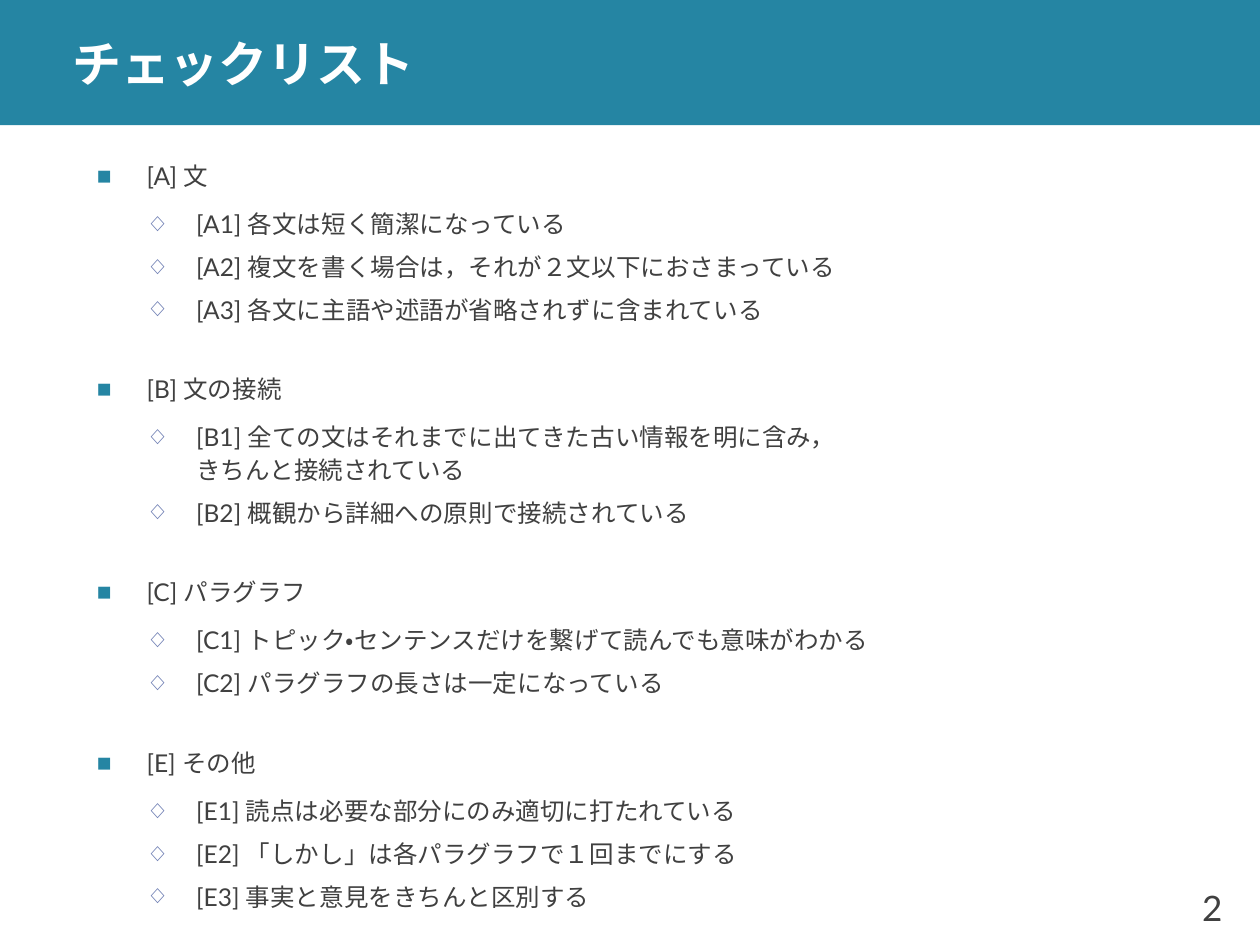
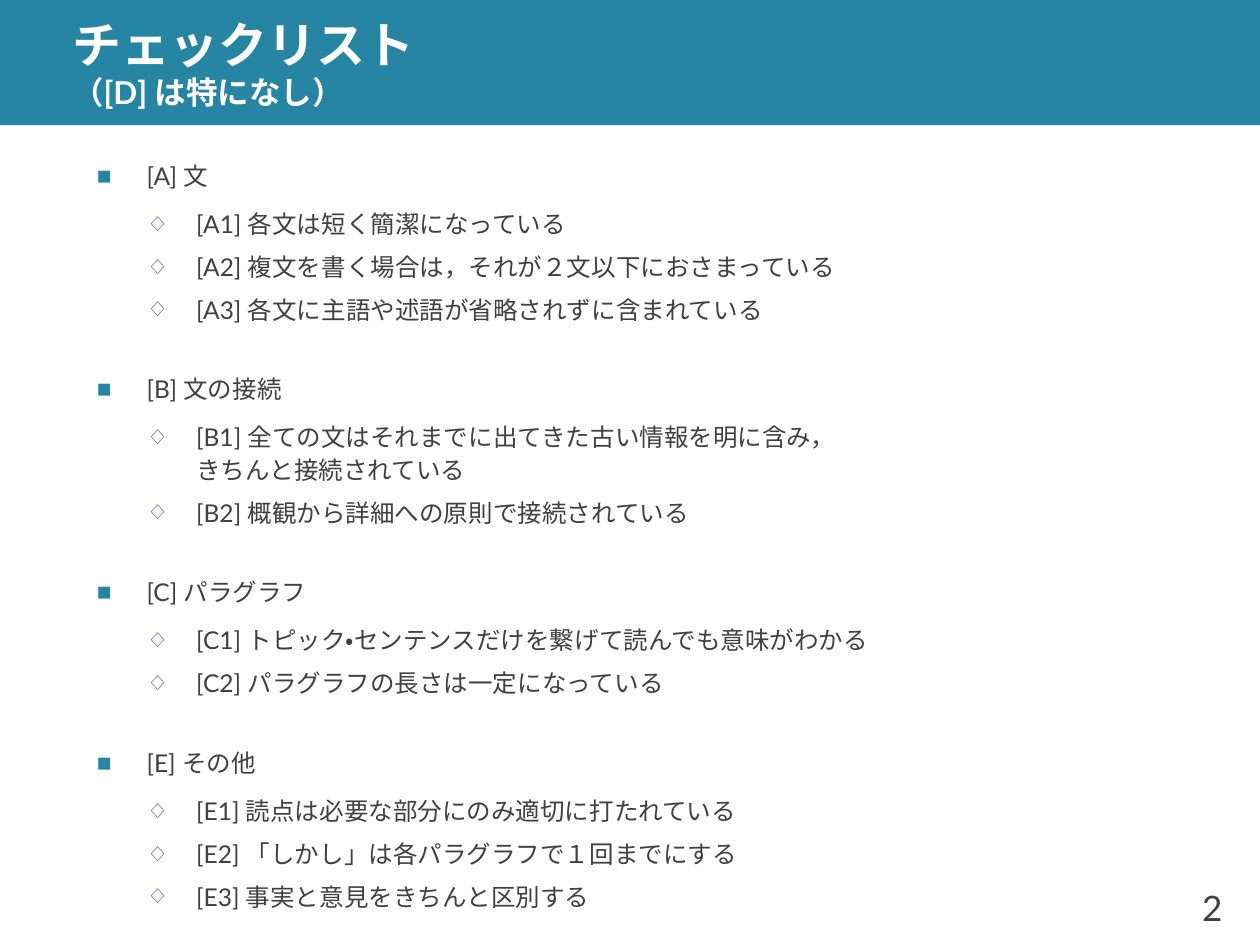
Before and after one commit to shioya-lab/how-to, a slide deck: slide 2 of writing.pptx. Drawn at 1260x945 pixels with LibreOffice and Linux fonts; fonts in the diff are those of the drawing. Boxes give left, top, right and bottom in pixels: in the first picture for what was removed or moved away, otherwise in the second. Text is boxed around its words. In the diff, an @@ line names an element or a change of style, - is before the commit and + after.

```diff
--- a/writing.pptx
+++ b/writing.pptx
@@ title at [72, 22, 415, 109]: text changed; size 28 to 18 pt @@
-チェックリスト
+チェックリスト
+（[D] は特になし）
```
Also in this commit, not shown: 6 other slides changed, 1 other file.
